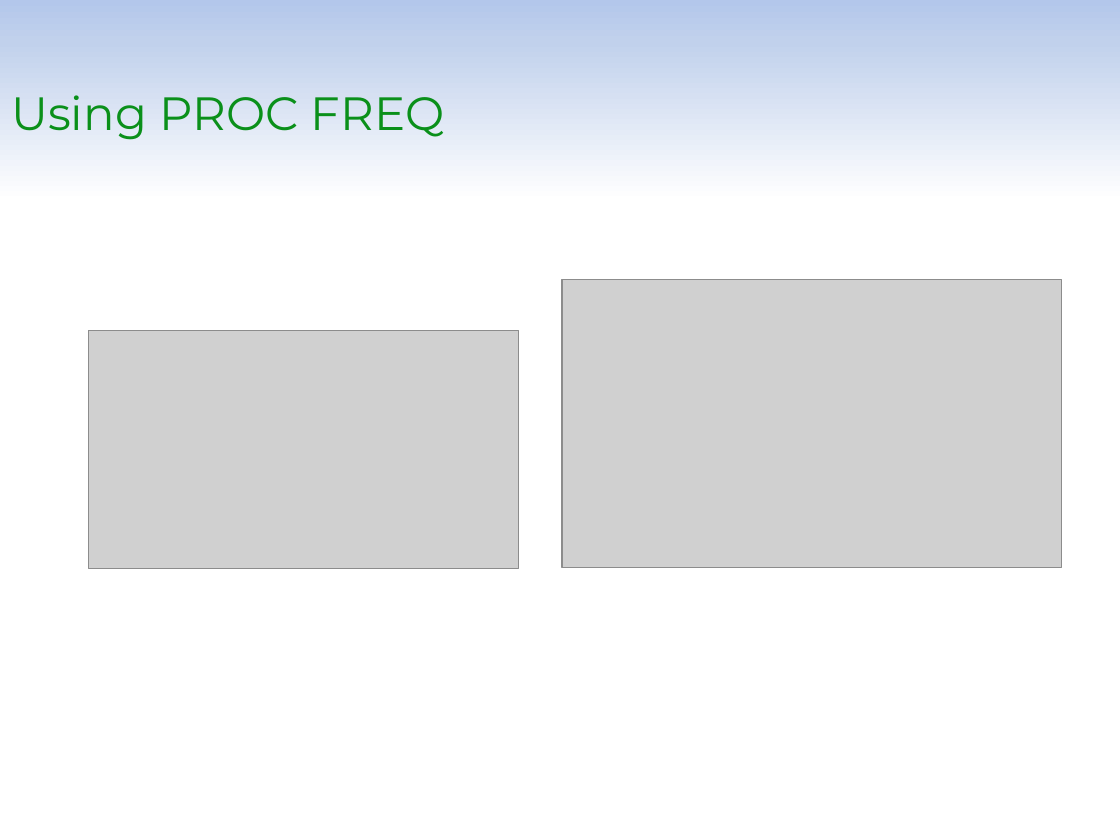
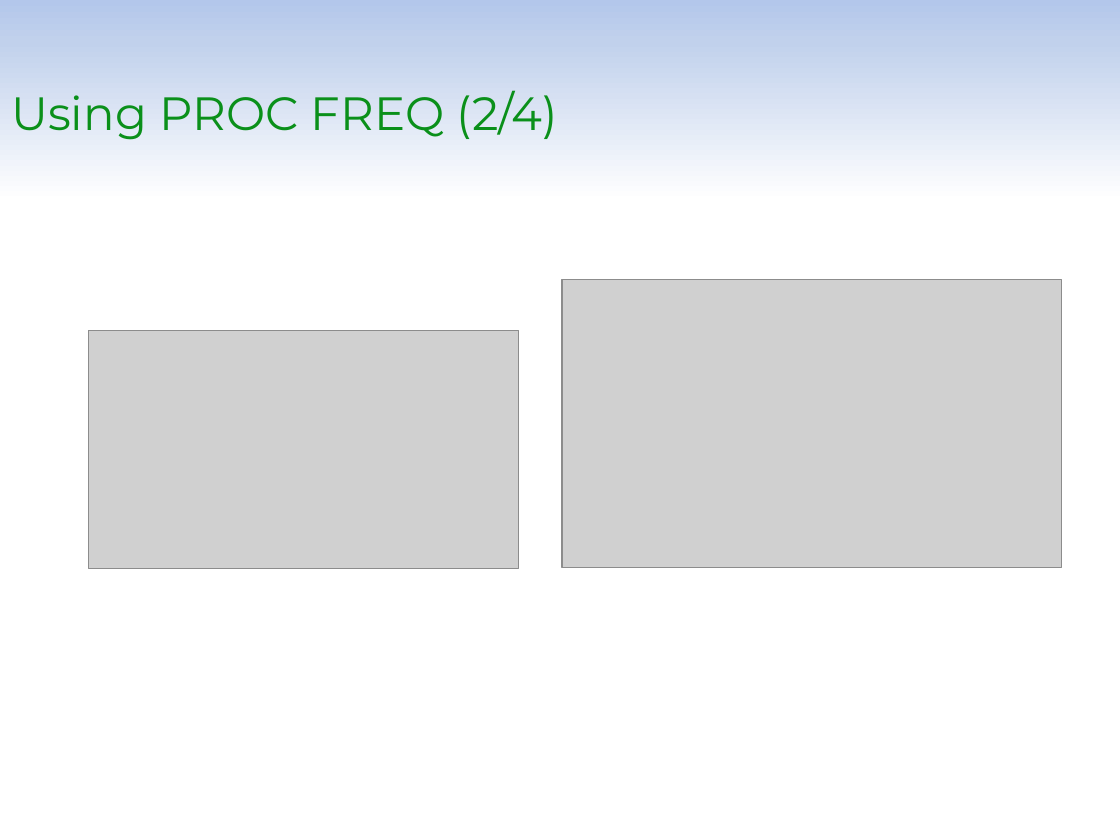
Before and after one commit to Jiangtang/SESUG, a slide deck: slide 33 of 2015/SD103.pptx (slide 34 before the commit). Drawn at 1120x840 pixels with LibreOffice and Linux fonts; fonts in the diff are those of the drawing; grey boxes stand for pictures; background and template pictures are left out. Boxes give left, top, right and bottom in pixels: in the first picture for what was removed or moved away, otherwise in the second. Text is boxed around its words. In the diff, an @@ line names an element or a change of style, - is before the commit and + after.

```diff
--- a/2015/SD103.pptx
+++ b/2015/SD103.pptx
@@ title at (x1=11, y1=90, x2=558, y2=140): text changed @@
-Using PROC FREQ
+Using PROC FREQ (2/4)
```
Also in this commit, not shown: 6 other slides changed, 1 slide removed, 2 other files.
